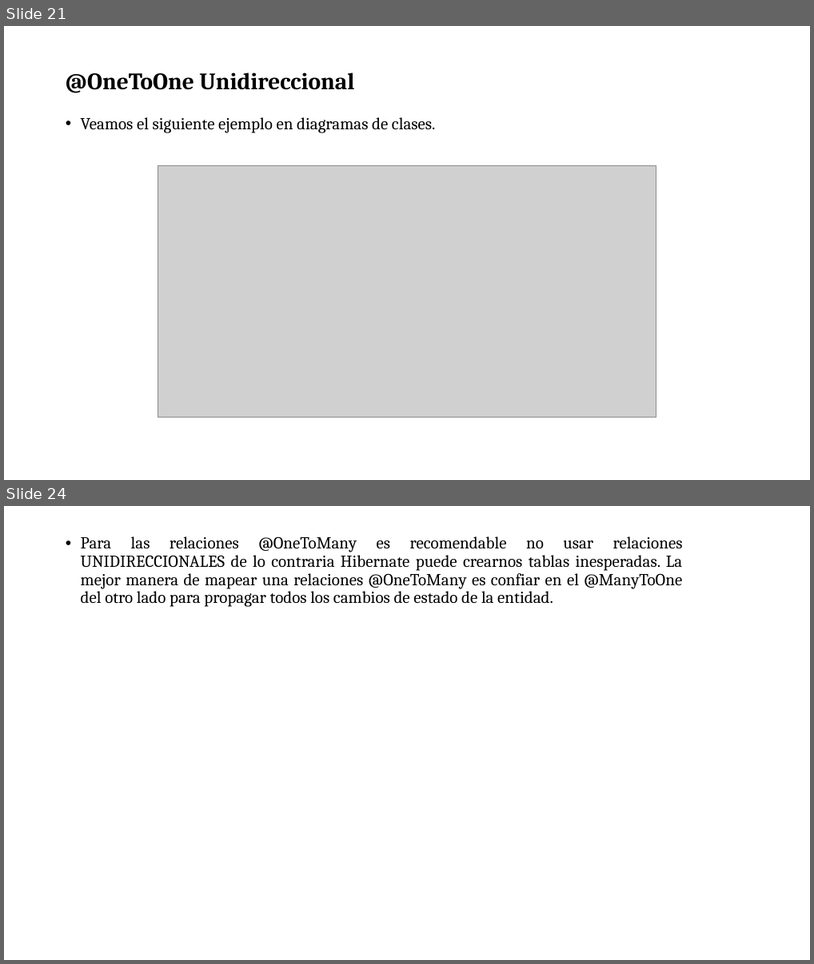
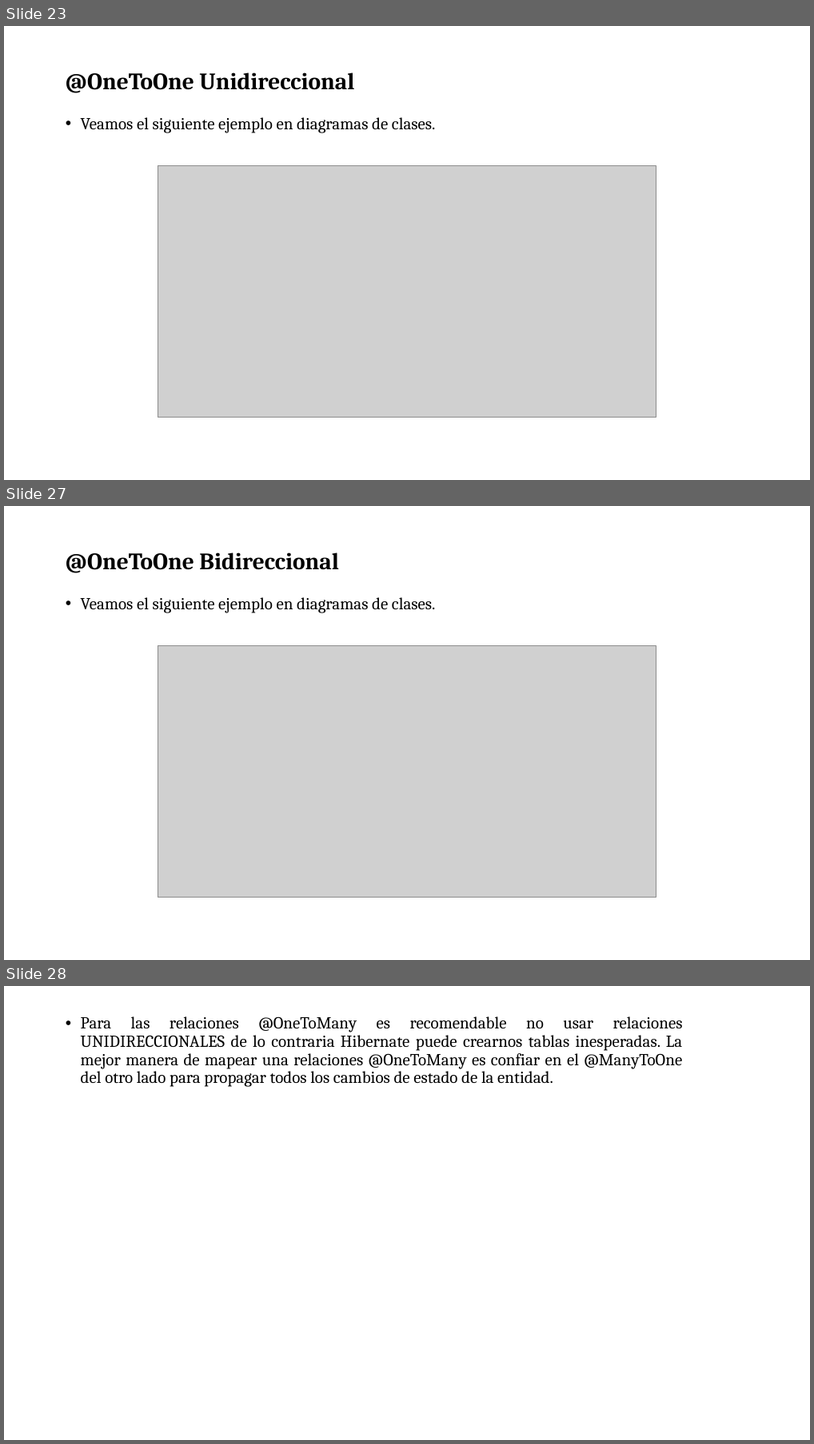
Before and after one commit to soycperez/jpa-concepts, a slide deck: JPA.pptx. Shown one above the other, each under a label of ours: slides 21 and 24 before the commit, slides 23, 27 and 28 after it; the slides between them are not shown. The pictures are 814x964 and 814x1444 pixels, drawn with LibreOffice and Linux fonts; fonts in the diff are those of the drawing; grey boxes stand for pictures; background and template pictures are left out. Boxes give left, top, right and bottom in pixels: in the first picture for what was removed or moved away, otherwise in the second. Text is boxed around its words. In the diff, an @@ line names an element or a change of style, - is before the commit and + after.

```diff
--- a/JPA.pptx
+++ b/JPA.pptx
@@ slide 27 added at [4,506,810,960], background picture (left out) @@
@@ title added at [66,552,338,573], 28 pt, text #000000, bold @@
+@OneToOne Bidireccional
@@ text added at [81,597,435,613], 20 pt, text #000000 @@
+• Veamos el siguiente ejemplo en diagramas de clases.
@@ picture added at [158,646,657,896] @@
@@ what was slide 21 is now slide 23 @@
@@ what was slide 24 is now slide 28 @@
```
Also in this commit, not shown: 3 slides changed, 3 other slides added.
